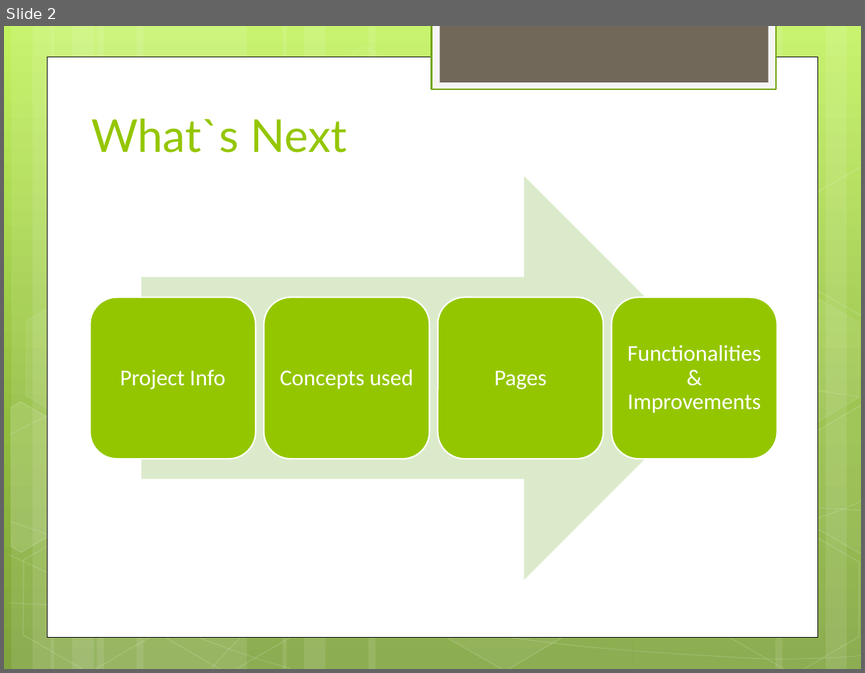
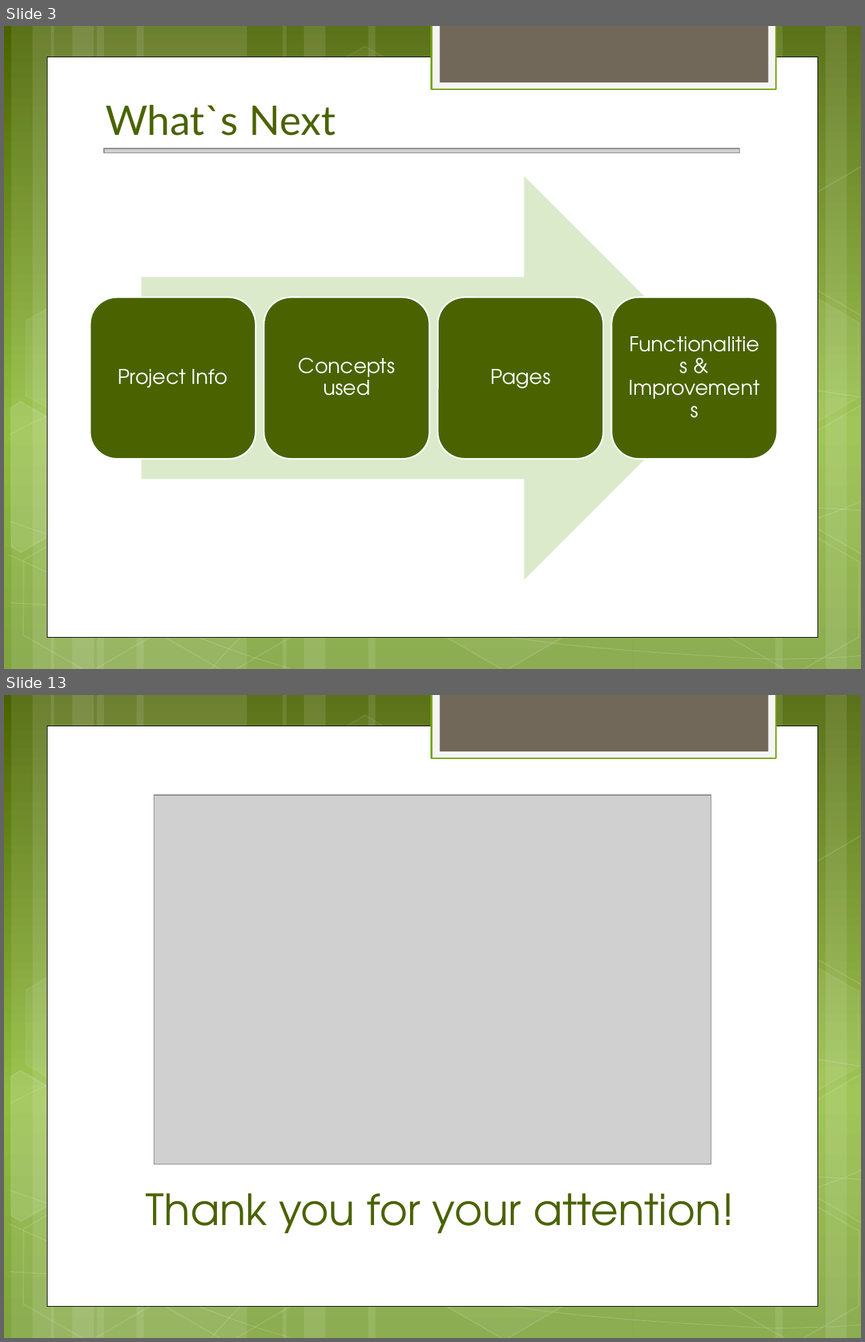
Before and after one commit to Daniela-MI/Final-Project, a slide deck: TeaHi.pptx. Shown one above the other, each under a label of ours: slide 2 before the commit, slides 3 and 13 after it; the slides between them are not shown. The pictures are 865x673 and 865x1342 pixels, drawn with LibreOffice and Linux fonts; fonts in the diff are those of the drawing; grey boxes stand for pictures. Boxes give left, top, right and bottom in pixels: in the first picture for what was removed or moved away, otherwise in the second. Text is boxed around its words. In the diff, an @@ line names an element or a change of style, - is before the commit and + after.

```diff
--- a/TeaHi.pptx
+++ b/TeaHi.pptx
@@ slide 13 added at [4,695,861,1338], background gradient #4A6300 to #93BF3F to #81A53E; not listed: 31 template elements that a slide beside it also shows @@
@@ picture added at [154,795,711,1164] @@
@@ title added at [146,1193,734,1233], 36 pt, text #4A6300 @@
+Thank you for your attention!
@@ what was slide 2 is now slide 3 @@
@@ slide 3 changed as well @@
@@ background gradient #C3F35F to #93BF3F to #81A53E to gradient #4A6300 to #93BF3F to #81A53E @@
@@ title "What`s Next": place and size @@
-title "What`s Next" at [91,118,347,152]
+title "What`s Next" at [105,105,335,135]
@@ title "What`s Next" at [105,105,335,135]: size 38 to 34.2 pt, text colour #94C600 to #4A6300 @@
@@ picture added at [104,148,740,152] @@
@@ fill #94C600 to #4A6300 in 4 elements at [90,297,255,458], [264,297,429,458], [438,297,603,458], [611,297,777,458] @@
@@ size 19 to 17 pt, font Calibri to TeX Gyre Adventor in 4 elements at [118,369,228,388], [298,357,395,395], [490,369,550,388], [619,305,769,451] @@
```
Also in this commit, not shown: 1 other slide changed, 10 other slides added, 1 slide removed, 24 other files.
